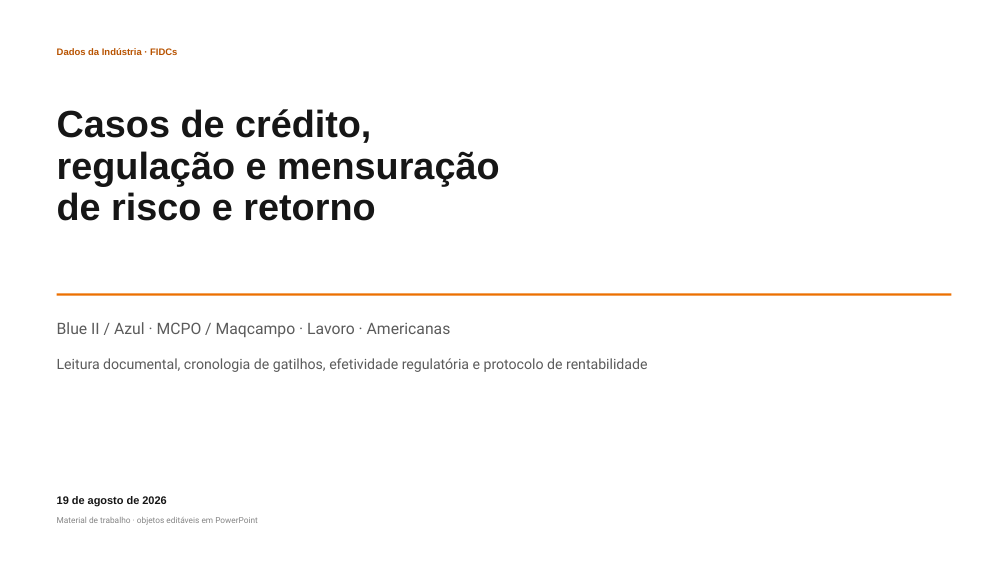
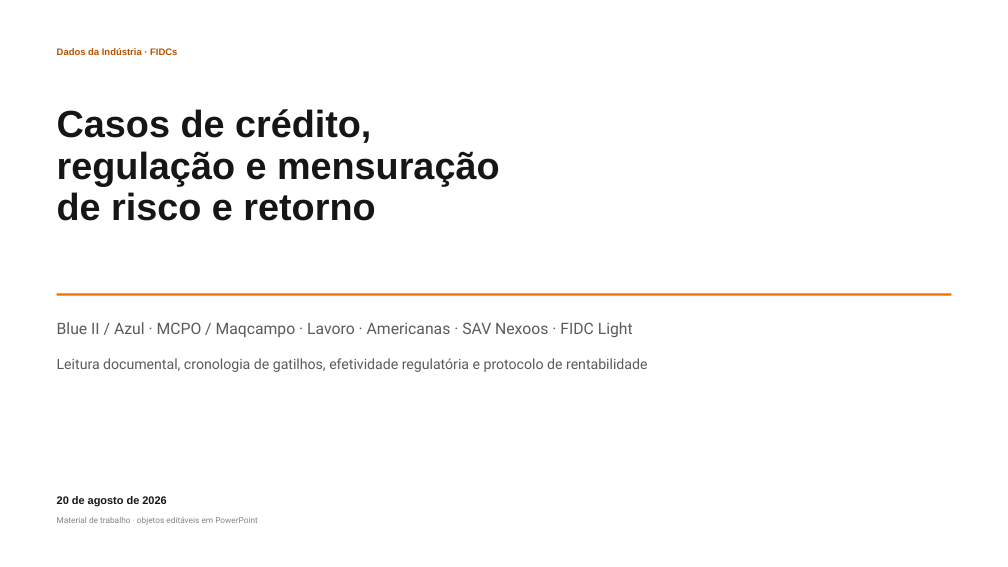
Before and after one commit to abalroar/fidc, a slide deck: slide 1 of data/industry_study/generated_revision/fidc_case_studies.pptx. Drawn at 1008x567 pixels with LibreOffice and Linux fonts; fonts in the diff are those of the drawing. Boxes give left, top, right and bottom in pixels: in the first picture for what was removed or moved away, otherwise in the second. Text is boxed around its words. In the diff, an @@ line names an element or a change of style, - is before the commit and + after.

```diff
--- a/data/industry_study/generated_revision/fidc_case_studies.pptx
+++ b/data/industry_study/generated_revision/fidc_case_studies.pptx
@@ text at [57, 322, 633, 338]: text changed @@
-Blue II / Azul · MCPO / Maqcampo · Lavoro · Americanas
+Blue II / Azul · MCPO / Maqcampo · Lavoro · Americanas · SAV Nexoos · FIDC Light
@@ text at [57, 496, 166, 507]: text changed @@
-19 de agosto de 2026
+20 de agosto de 2026
```
Also in this commit, not shown: 11 other slides changed, 6 slides added, 11 other files.
